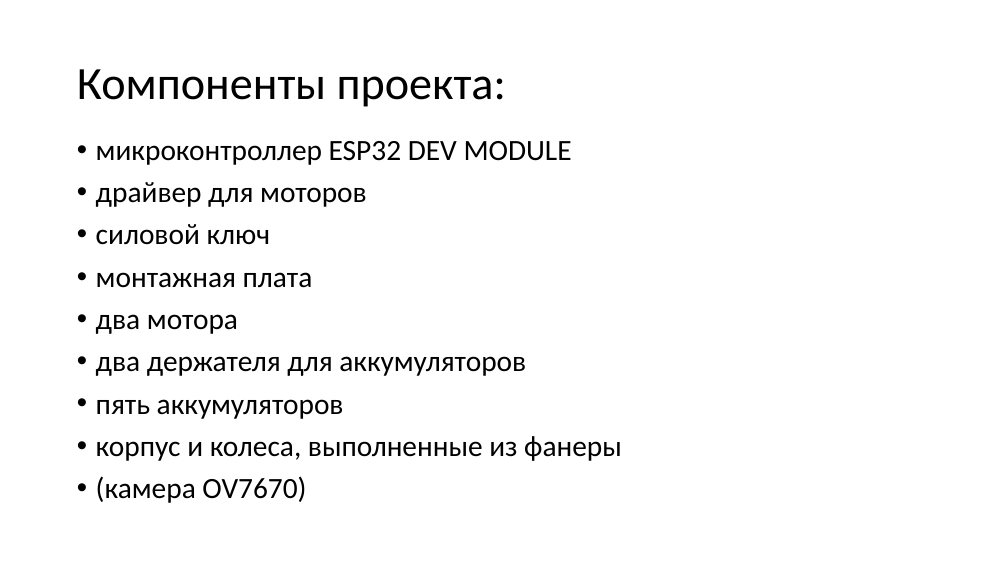
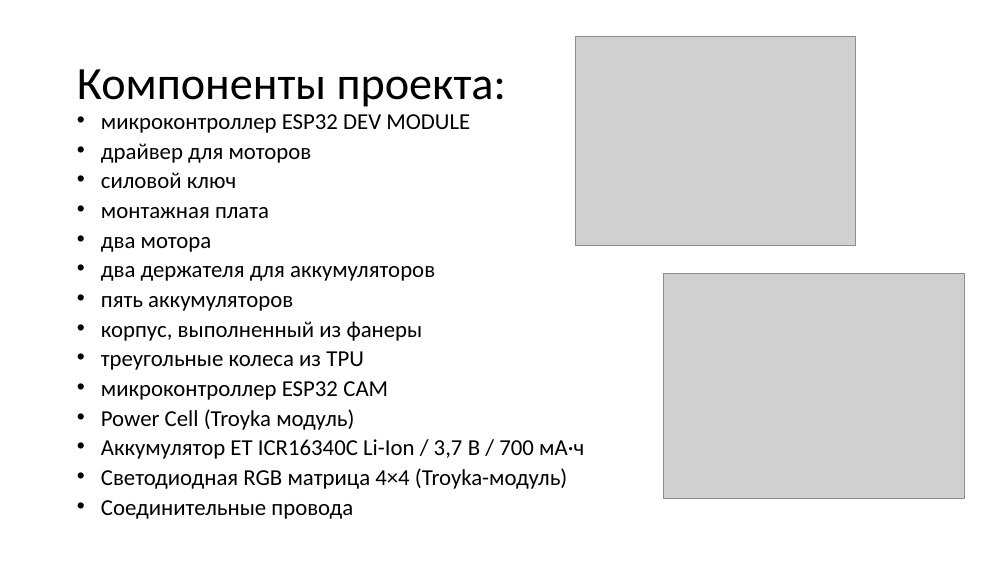
Before and after one commit to Kippill/Bluetooth_car, a slide deck: slide 3 of проект.pptx. Drawn at 1008x567 pixels with LibreOffice and Linux fonts; fonts in the diff are those of the drawing; grey boxes stand for pictures. Boxes give left, top, right and bottom in pixels: in the first picture for what was removed or moved away, otherwise in the second. Text is boxed around its words. In the diff, an @@ line names an element or a change of style, - is before the commit and + after.

```diff
--- a/проект.pptx
+++ b/проект.pptx
@@ picture added at (x1=575, y1=36, x2=856, y2=246) @@
@@ text "микроконтроллер ESP32 DEV MODULE" moved from (x1=96, y1=141, x2=622, y2=503) to (x1=101, y1=114, x2=584, y2=519) @@
@@ text at (x1=101, y1=114, x2=470, y2=311): size 28 to 21.7 pt in "микроконтроллер ESP32 DEV MODULE", "драйвер для моторов", "силовой ключ", "монтажная плата" and 3 more places; line spacing 0.9 to 0.7 @@
@@ picture added at (x1=663, y1=273, x2=964, y2=498) @@
@@ text at (x1=101, y1=321, x2=584, y2=519): text changed; size 28 to 21.7 pt @@
-• корпус и колеса, выполненные из фанеры
-• (камера OV7670)
+• корпус, выполненный из фанеры
+• треугольные колеса из TPU
+• микроконтроллер ESP32 CAM
+• Power Cell (Troyka модуль)
+• Аккумулятор ET ICR16340C Li-Ion / 3,7 В / 700 мА·ч
+• Светодиодная RGB матрица 4×4 (Troyka-модуль)
+• Соединительные провода
```
Also in this commit, not shown: 5 other slides changed, 9 other files.
